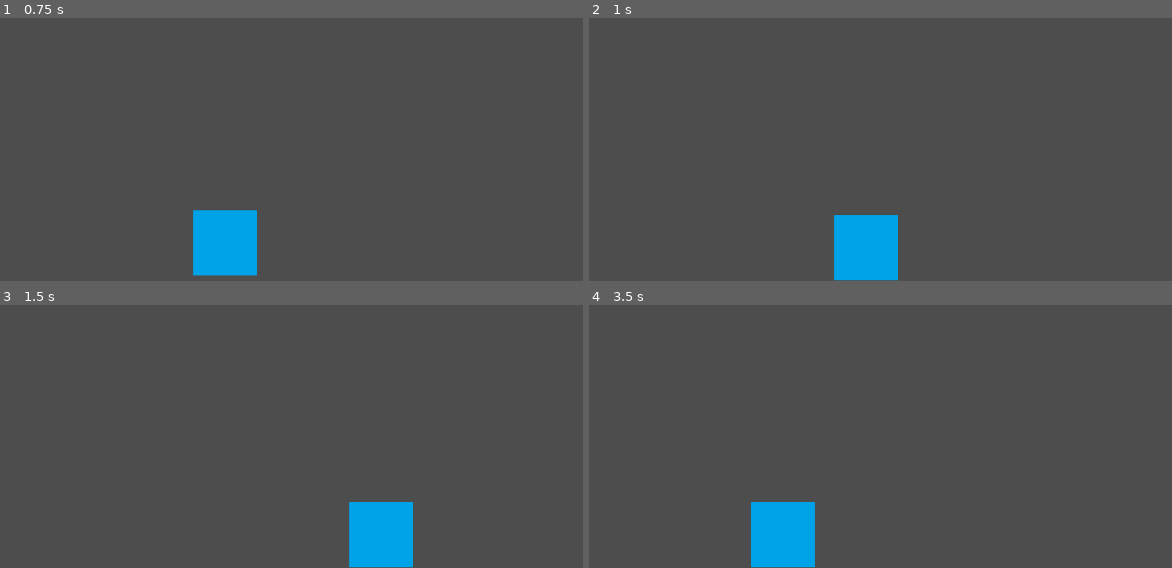
Above: before the commit, frames 1-4 (two rows, left to right).
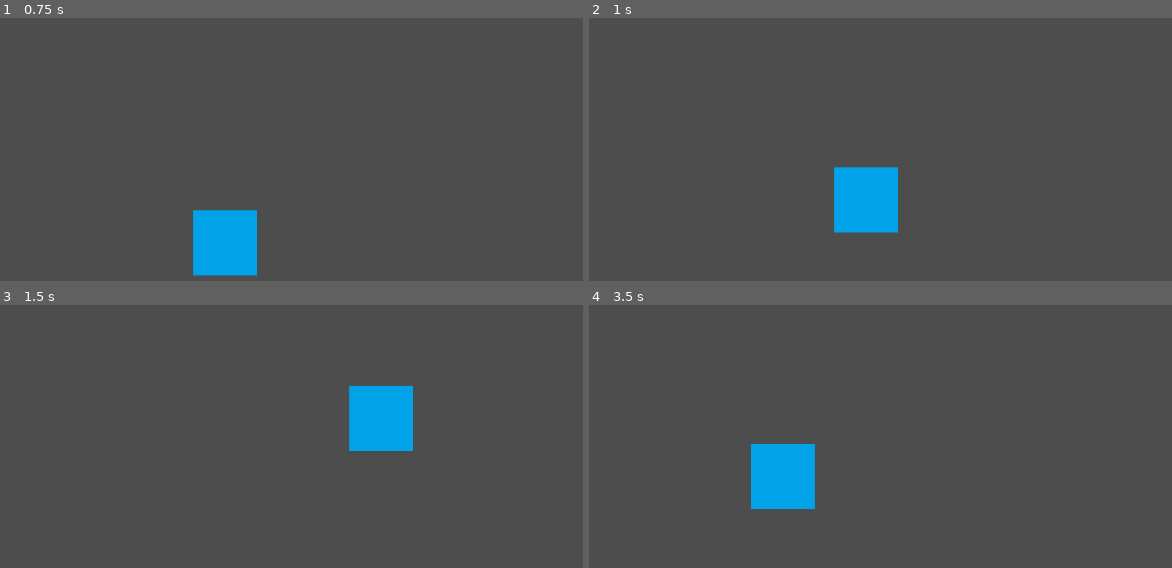
Above: after the commit, the same moments.

Repository: Esculero/Virus-Attack
Game: Godot game, scene res://Scenes/TestScene_Andrei.tscn
Two runs of this game, one before a commit and one after it. Both use one fixed random seed, a clock stepped at 60 frames per second and the inputs below. This scene is started directly instead of the project's main scene.
Inputs (mouse positions are in pixels of both pictures, inside the frame that each line leads up to):
- Up to frame 1 (0.75 s): tap Enter (ui_accept) at 0.5, 0.6 s; move the mouse to (145, 146) at 0.52 s; hold Right (ui_right) from 0.53 s (still down)
- Up to frame 2 (1 s): keep holding Right (ui_right); tap Up (jump, bound only after the commit) at 0.77 s; click (734, 146) at 0.8 s
- Up to frame 3 (1.5 s): keep holding Right (ui_right); tap Up (jump, bound only after the commit) at 1.07 s; move the mouse to (425, 410) at 1.27 s; click (425, 410) at 1.35 s
- Up to frame 4 (3.5 s): tap Up (jump, bound only after the commit) at 1.52, 1.55, 1.82, 2.1, 3.02, 3.32 s; move the mouse to (outside the picture) at 2.02 s; release Right (ui_right) at 2.03 s; hold Left (ui_left) from 2.03 s (still down); tap Enter (ui_accept) at 2.3, 2.85 s; move the mouse to (810, 344) at 2.77 s; click (810, 344) at 3.05 s

Frame 1 is identical in both runs. In frame 2, 4.0% of the frame differs, in the area x 42-54%, y 56-100%; in frame 3, 5.5%, in the area x 59-71%, y 30-100%; in frame 4, 4.9%.

Commit message:
Player attack + coyote timer

Diff:
--- a/Scenes/Level_1.tscn
+++ b/Scenes/Level_1.tscn
@@ -1,6 +1,7 @@
-[gd_scene load_steps=4 format=4 uid="uid://b5mf614e1bk58"]
+[gd_scene load_steps=5 format=4 uid="uid://b5mf614e1bk58"]
 
-[ext_resource type="Texture2D" uid="uid://xii0ux257jmw" path="res://Assets/sprites/world_tileset.png" id="1_oiua3"]
+[ext_resource type="Texture2D" uid="uid://xii0ux257jmw" path="res://assets/sprites/world_tileset.png" id="1_oiua3"]
+[ext_resource type="PackedScene" uid="uid://c3wq7hibqtp7n" path="res://scenes/player.tscn" id="2_5f7sk"]
 
 [sub_resource type="TileSetAtlasSource" id="TileSetAtlasSource_i63mn"]
 texture = ExtResource("1_oiua3")
@@ -172,3 +173,7 @@
 position = Vector2(34, -1)
 tile_map_data = PackedByteArray("AAABAAcAAAAAAAAAAAACAAcAAAAAAAAAAAADAAcAAAAAAAAAAAAEAAcAAAAAAAAAAAAFAAcAAAAAAAAAAAAGAA …(2896 unchanged characters)…
 tile_set = SubResource("TileSet_vnunq")
+
+[node name="Player" parent="." instance=ExtResource("2_5f7sk")]
+position = Vector2(81, 62)
+scale = Vector2(0.125, 0.125)
--- a/Scenes/player.tscn
+++ b/Scenes/player.tscn
@@ -1,7 +1,8 @@
-[gd_scene load_steps=6 format=3 uid="uid://c3wq7hibqtp7n"]
+[gd_scene load_steps=8 format=3 uid="uid://c3wq7hibqtp7n"]
 
 [ext_resource type="Texture2D" uid="uid://obgyy52nms7q" path="res://assets/playerBlock.png" id="1_3vyb7"]
 [ext_resource type="Script" uid="uid://b0rkc4eof1vin" path="res://scripts/player.gd" id="1_g2els"]
+[ext_resource type="Script" uid="uid://c8m21xsh1cjj2" path="res://scripts/playerAttack.gd" id="3_qhqgy"]
 
 [sub_resource type="AtlasTexture" id="AtlasTexture_g2els"]
 atlas = ExtResource("1_3vyb7")
@@ -21,7 +22,10 @@
 [sub_resource type="RectangleShape2D" id="RectangleShape2D_dqkch"]
 size = Vector2(91, 93)
 
-[node name="CharacterBody2D" type="CharacterBody2D"]
+[sub_resource type="RectangleShape2D" id="RectangleShape2D_qlg0r"]
+size = Vector2(56, 94)
+
+[node name="Player" type="CharacterBody2D"]
 script = ExtResource("1_g2els")
 
 [node name="AnimatedSprite2D" type="AnimatedSprite2D" parent="."]
@@ -31,3 +35,18 @@
 [node name="CollisionShape2D" type="CollisionShape2D" parent="."]
 position = Vector2(0.5, 0.5)
 shape = SubResource("RectangleShape2D_dqkch")
+
+[node name="Attack_CollisionShape" type="Area2D" parent="."]
+position = Vector2(1, 0)
+script = ExtResource("3_qhqgy")
+
+[node name="CollisionShape2D" type="CollisionShape2D" parent="Attack_CollisionShape"]
+position = Vector2(73, 0)
+shape = SubResource("RectangleShape2D_qlg0r")
+
+[node name="CoyoteTimer" type="Timer" parent="."]
+wait_time = 0.5
+
+[connection signal="body_entered" from="Attack_CollisionShape" to="Attack_CollisionShape" method="_on_body_entered"]
+[connection signal="body_exited" from="Attack_CollisionShape" to="Attack_CollisionShape" method="_on_body_exited"]
+[connection signal="timeout" from="CoyoteTimer" to="." method="_on_coyote_timer_timeout"]
--- a/project.godot
+++ b/project.godot
@@ -15,6 +15,39 @@
 config/features=PackedStringArray("4.4", "Forward Plus")
 config/icon="res://icon.svg"
 
+[input]
+
+move_left={
+"deadzone": 0.2,
+"events": [Object(InputEventKey,"resource_local_to_scene":false,"resource_name":"","device":-1,"window_id":0,"alt_pressed":false,"shift_pressed":false,"ctrl_pressed":false,"meta_pressed":false,"pressed":false,"keycode":0,"physical_keycode":4194319,"key_label":0,"unicode":0,"location":0,"echo":false,"script":null)
+, Object(InputEventKey,"resource_local_to_scene":false,"resource_name":"","device":-1,"window_id":0,"alt_pressed":false,"shift_pressed":false,"ctrl_pressed":false,"meta_pressed":false,"pressed":false,"keycode":0,"physical_keycode":65,"key_label":0,"unicode":97,"location":0,"echo":false,"script":null)
+]
+}
+move_right={
+"deadzone": 0.2,
+"events": [Object(InputEventKey,"resource_local_to_scene":false,"resource_name":"","device":-1,"window_id":0,"alt_pressed":false,"shift_pressed":false,"ctrl_pressed":false,"meta_pressed":false,"pressed":false,"keycode":0,"physical_keycode":4194321,"key_label":0,"unicode":0,"location":0,"echo":false,"script":null)
+, Object(InputEventKey,"resource_local_to_scene":false,"resource_name":"","device":-1,"window_id":0,"alt_pressed":false,"shift_pressed":false,"ctrl_pressed":false,"meta_pressed":false,"pressed":false,"keycode":0,"physical_keycode":68,"key_label":0,"unicode":100,"location":0,"echo":false,"script":null)
+]
+}
+jump={
+"deadzone": 0.2,
+"events": [Object(InputEventKey,"resource_local_to_scene":false,"resource_name":"","device":-1,"window_id":0,"alt_pressed":false,"shift_pressed":false,"ctrl_pressed":false,"meta_pressed":false,"pressed":false,"keycode":0,"physical_keycode":4194320,"key_label":0,"unicode":0,"location":0,"echo":false,"script":null)
+, Object(InputEventKey,"resource_local_to_scene":false,"resource_name":"","device":-1,"window_id":0,"alt_pressed":false,"shift_pressed":false,"ctrl_pressed":false,"meta_pressed":false,"pressed":false,"keycode":0,"physical_keycode":87,"key_label":0,"unicode":119,"location":0,"echo":false,"script":null)
+]
+}
+attack={
+"deadzone": 0.2,
+"events": [Object(InputEventMouseButton,"resource_local_to_scene":false,"resource_name":"","device":-1,"window_id":0,"alt_pressed":false,"shift_pressed":false,"ctrl_pressed":false,"meta_pressed":false,"button_mask":1,"position":Vector2(381, 20),"global_position":Vector2(390, 68),"factor":1.0,"button_index":1,"canceled":false,"pressed":true,"double_click":false,"script":null)
+, Object(InputEventKey,"resource_local_to_scene":false,"resource_name":"","device":-1,"window_id":0,"alt_pressed":false,"shift_pressed":false,"ctrl_pressed":false,"meta_pressed":false,"pressed":false,"keycode":0,"physical_keycode":74,"key_label":0,"unicode":106,"location":0,"echo":false,"script":null)
+, Object(InputEventKey,"resource_local_to_scene":false,"resource_name":"","device":-1,"window_id":0,"alt_pressed":false,"shift_pressed":false,"ctrl_pressed":false,"meta_pressed":false,"pressed":false,"keycode":0,"physical_keycode":67,"key_label":0,"unicode":99,"location":0,"echo":false,"script":null)
+]
+}
+escape={
+"deadzone": 0.2,
+"events": [Object(InputEventKey,"resource_local_to_scene":false,"resource_name":"","device":-1,"window_id":0,"alt_pressed":false,"shift_pressed":false,"ctrl_pressed":false,"meta_pressed":false,"pressed":false,"keycode":0,"physical_keycode":4194305,"key_label":0,"unicode":0,"location":0,"echo":false,"script":null)
+]
+}
+
 [rendering]
 
 textures/canvas_textures/default_texture_filter=0
--- a/scripts/player.gd
+++ b/scripts/player.gd
@@ -1,25 +1,54 @@
 extends CharacterBody2D
-
 
 const SPEED = 300.0
 const JUMP_VELOCITY = -400.0
+
+const maxPlayerHealth : int = 100;
+var playerHealth : int = 100;
+
+@onready var attackArea: Area2D = $Attack_CollisionShape
+@onready var coyote_timer: Timer = $CoyoteTimer
+
+var canJump : bool = false
 
 
 func _physics_process(delta: float) -> void:
 	# Add the gravity.
 	if not is_on_floor():
-		velocity += get_gravity() * delta
+		if canJump and coyote_timer.is_stopped():
+			coyote_timer.start()
+			print("Coyote start")
+		else:
+			velocity += get_gravity() * delta
+	else:
+		canJump = true
+
 
 	# Handle jump.
-	if Input.is_action_just_pressed("ui_accept") and is_on_floor():
+	if Input.is_action_just_pressed("jump") and canJump:
 		velocity.y = JUMP_VELOCITY
 
 	# Get the input direction and handle the movement/deceleration.
 	# As good practice, you should replace UI actions with custom gameplay actions.
-	var direction := Input.get_axis("ui_left", "ui_right")
+	var direction := Input.get_axis("move_left", "move_right")
+
+	if(direction > 0):
+		# looking to right
+		attackArea.position.x = abs(attackArea.position.x)
+		pass
+	elif(direction < 0):
+		# looking to left
+		attackArea.position.x = abs(attackArea.position.x) * -1
+		pass
+
 	if direction:
 		velocity.x = direction * SPEED
 	else:
 		velocity.x = move_toward(velocity.x, 0, SPEED)
 
 	move_and_slide()
+
+
+func _on_coyote_timer_timeout() -> void:
+	canJump = false
+	print("Coyote done")
--- /dev/null
+++ b/scripts/playerAttack.gd
@@ -0,0 +1,29 @@
+extends Area2D
+
+@onready var attackArea: Area2D = $"."
+var targetedEnemies : Array
+
+const lightDamage : int = 15;
+
+func _process(delta: float) -> void:
+	pass
+
+func _input(event: InputEvent) -> void:
+	if(event.is_action("attack")):
+		for enemy in targetedEnemies:
+			# damage the enemy
+			if enemy.has_method("take_damage"):
+				enemy.take_damage(self, lightDamage)
+				print("I'm attacking " + enemy.name)
+			pass
+	pass
+
+
+func _on_body_entered(body: Node2D) -> void:
+	if(body.is_in_group("enemy")):
+		targetedEnemies.append(body)
+
+
+func _on_body_exited(body: Node2D) -> void:
+	if(targetedEnemies.has(body)):
+		targetedEnemies.erase(body)
Not shown, added: scripts/playerAttack.gd.uid
